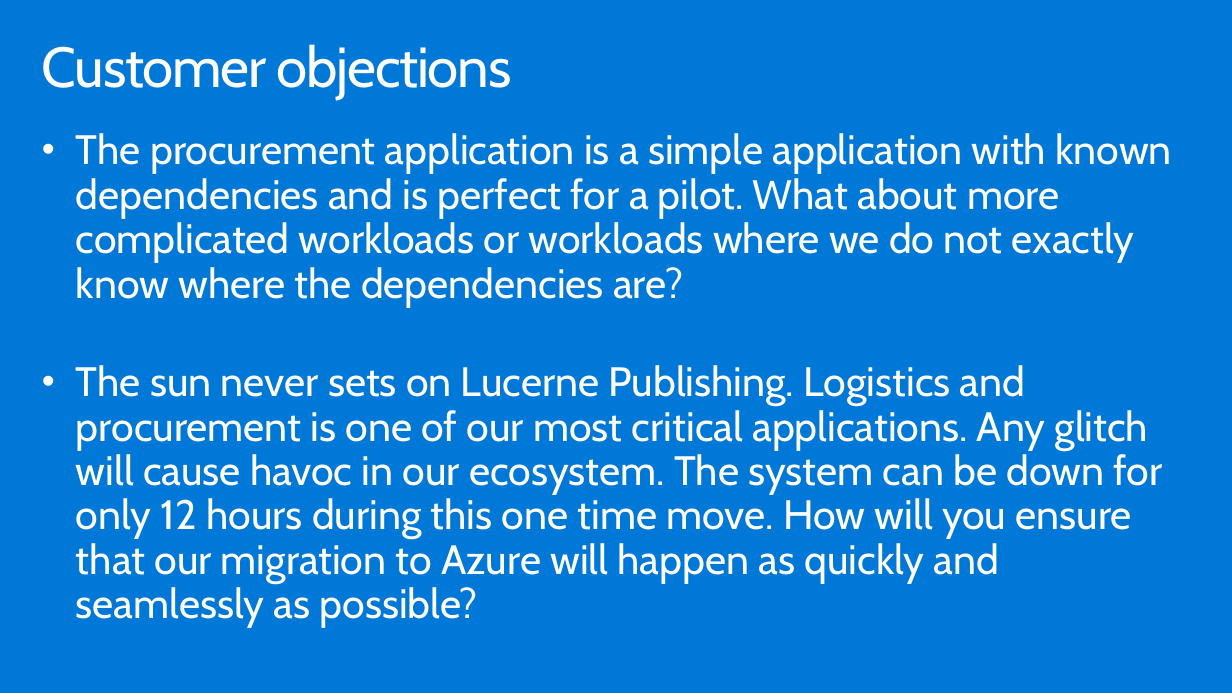
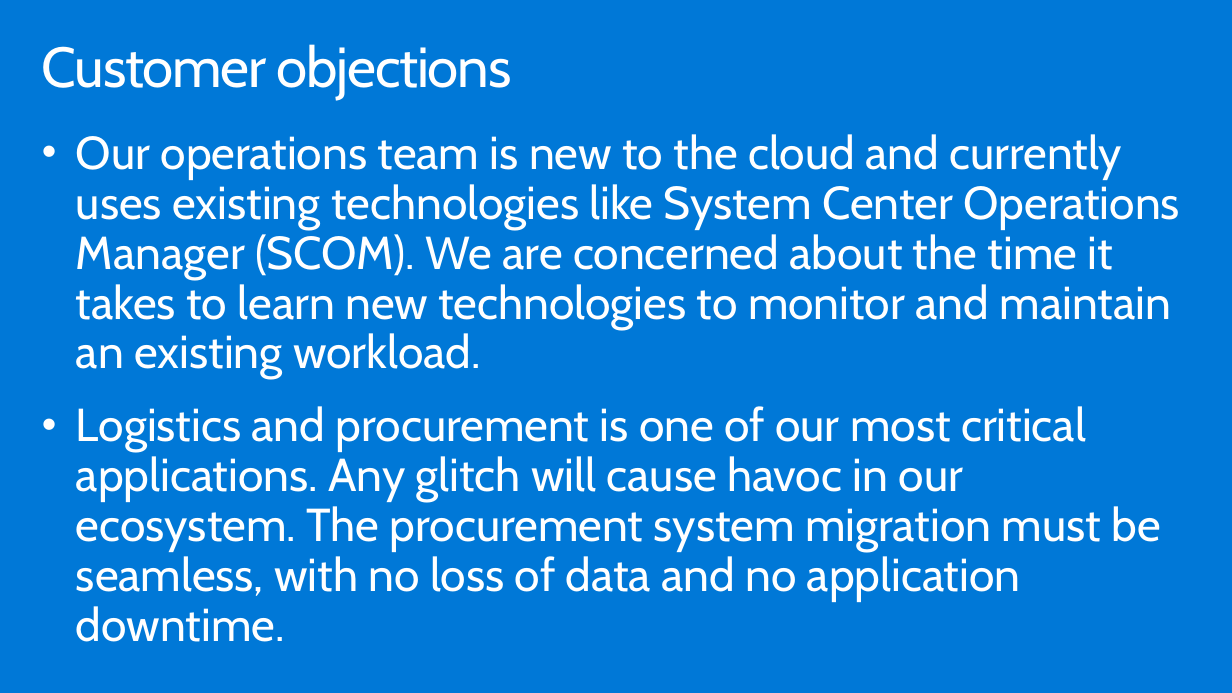
Before and after one commit to GretaLakra/Azure, a slide deck: slide 11 of WDS/Whiteboard design session trainer presentation - Lift and shift.pptx (slide 10 before the commit). Drawn at 1232x693 pixels with LibreOffice and Linux fonts; fonts in the diff are those of the drawing. Boxes give left, top, right and bottom in pixels: in the first picture for what was removed or moved away, otherwise in the second. Text is boxed around its words. In the diff, an @@ line names an element or a change of style, - is before the commit and + after.

Commit message:
Major update for June 2018
Major update. Added 2nd workload. Many other changes.

```diff
--- a/WDS/Whiteboard design session trainer presentation - Lift and shift.pptx
+++ b/WDS/Whiteboard design session trainer presentation - Lift and shift.pptx
@@ text at [76, 134, 1180, 642]: text changed; size 32 to 36 pt @@
-• The procurement application is a simple application with known dependencies and is perfect for a pilot. What about more complicated workloads or workloads where we do not exactly know where the dependencies are?
-• The sun never sets on Lucerne Publishing. Logistics and procurement is one of our most critical applications. Any glitch will cause havoc in our ecosystem. The system can be down for only 12 hours during this one time move. How will you ensure that our migration to Azure will happen as quickly and seamlessly as possible?
+• Our operations team is new to the cloud and currently uses existing technologies like System Center Operations Manager (SCOM). We are concerned about the time it takes to learn new technologies to monitor and maintain an existing workload.
+• Logistics and procurement is one of our most critical applications. Any glitch will cause havoc in our ecosystem. The procurement system migration must be seamless, with no loss of data and no application downtime.
```
Also in this commit, not shown: 18 other slides changed, 9 slides added, 7 slides removed, 32 other files.
